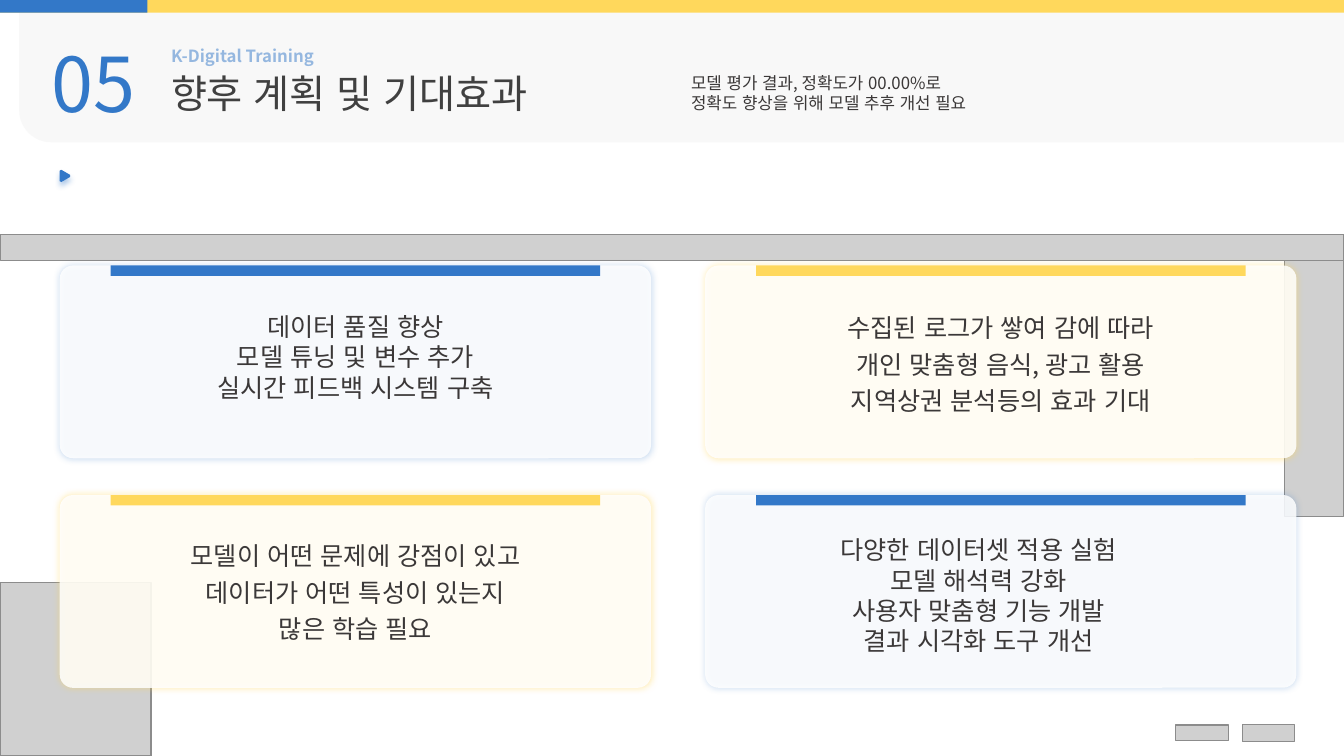
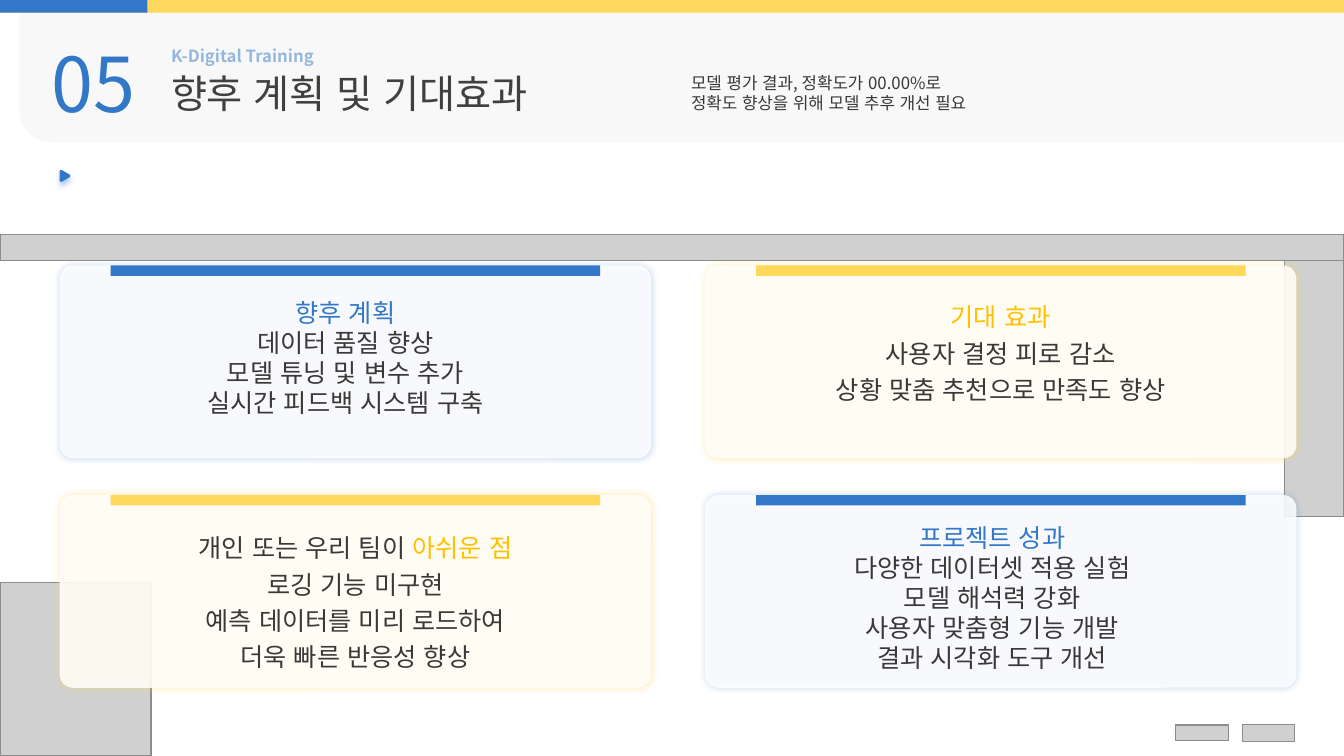
Before and after one commit to Hiddle00/project2_weather, a slide deck: slide 26 of 최종발표/03.D팀_최종발표.pptx. Drawn at 1344x756 pixels with LibreOffice and Linux fonts; fonts in the diff are those of the drawing; grey boxes stand for pictures; background and template pictures are left out. Boxes give left, top, right and bottom in pixels: in the first picture for what was removed or moved away, otherwise in the second. Text is boxed around its words. In the diff, an @@ line names an element or a change of style, - is before the commit and + after.

```diff
--- a/최종발표/03.D팀_최종발표.pptx
+++ b/최종발표/03.D팀_최종발표.pptx
@@ text "향후 계획" moved from (x1=217, y1=315, x2=493, y2=399) to (x1=207, y1=301, x2=483, y2=414) @@
@@ text at (x1=295, y1=301, x2=395, y2=324): paragraph added @@
+향후 계획
@@ text at (x1=836, y1=305, x2=1165, y2=401): text changed @@
-수집된 로그가 쌓여 감에 따라
-개인 맞춤형 음식, 광고 활용
-지역상권 분석등의 효과 기대
+기대 효과
+사용자 결정 피로 감소
+상황 맞춤 추천으로 만족도 향상
@@ text at (x1=199, y1=536, x2=512, y2=668): text changed @@
-모델이 어떤 문제에 강점이 있고
-데이터가 어떤 특성이 있는지
-많은 학습 필요
+개인 또는 우리 팀이 아쉬운 점
+로깅 기능 미구현
+예측 데이터를 미리 로드하여
+더욱 빠른 반응성 향상
@@ text "프로젝트 성과" moved from (x1=840, y1=538, x2=1116, y2=652) to (x1=854, y1=526, x2=1130, y2=669) @@
@@ text at (x1=919, y1=526, x2=1065, y2=549): paragraph added @@
+프로젝트 성과
```
Also in this commit, not shown: 1 other file.
